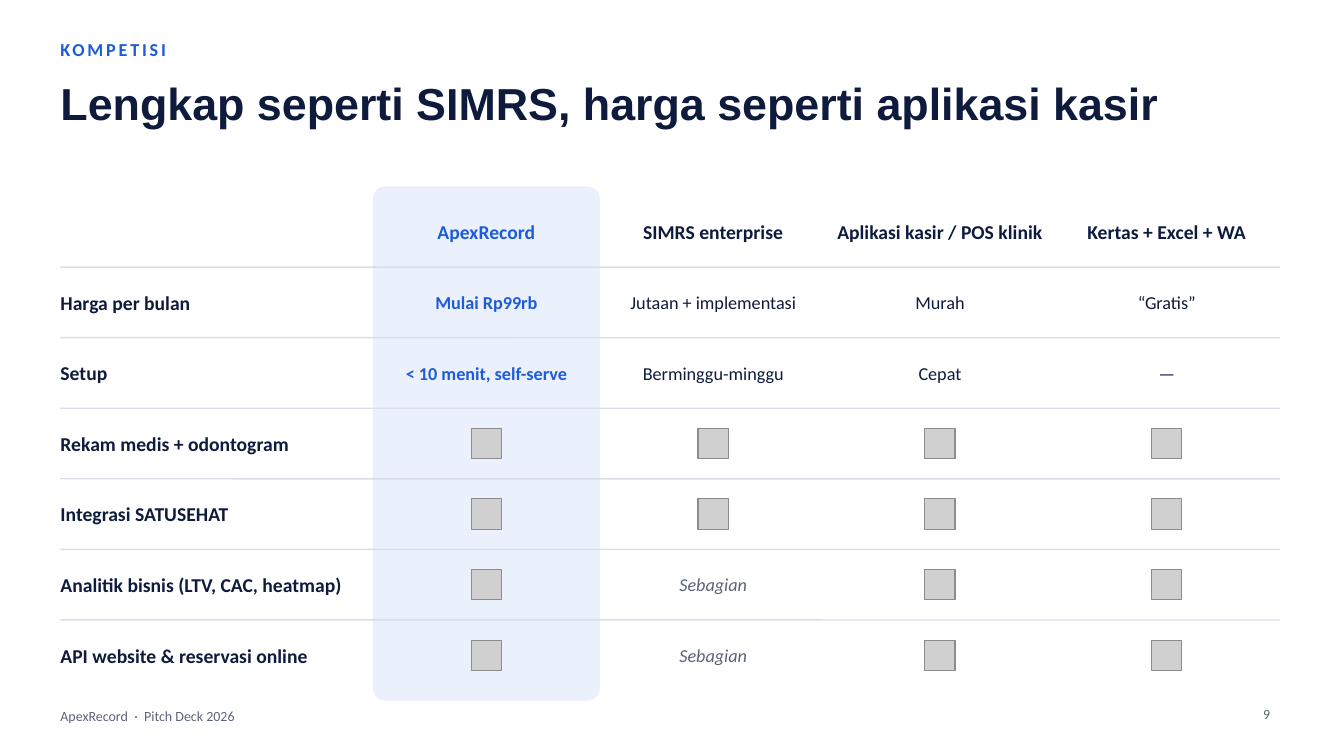
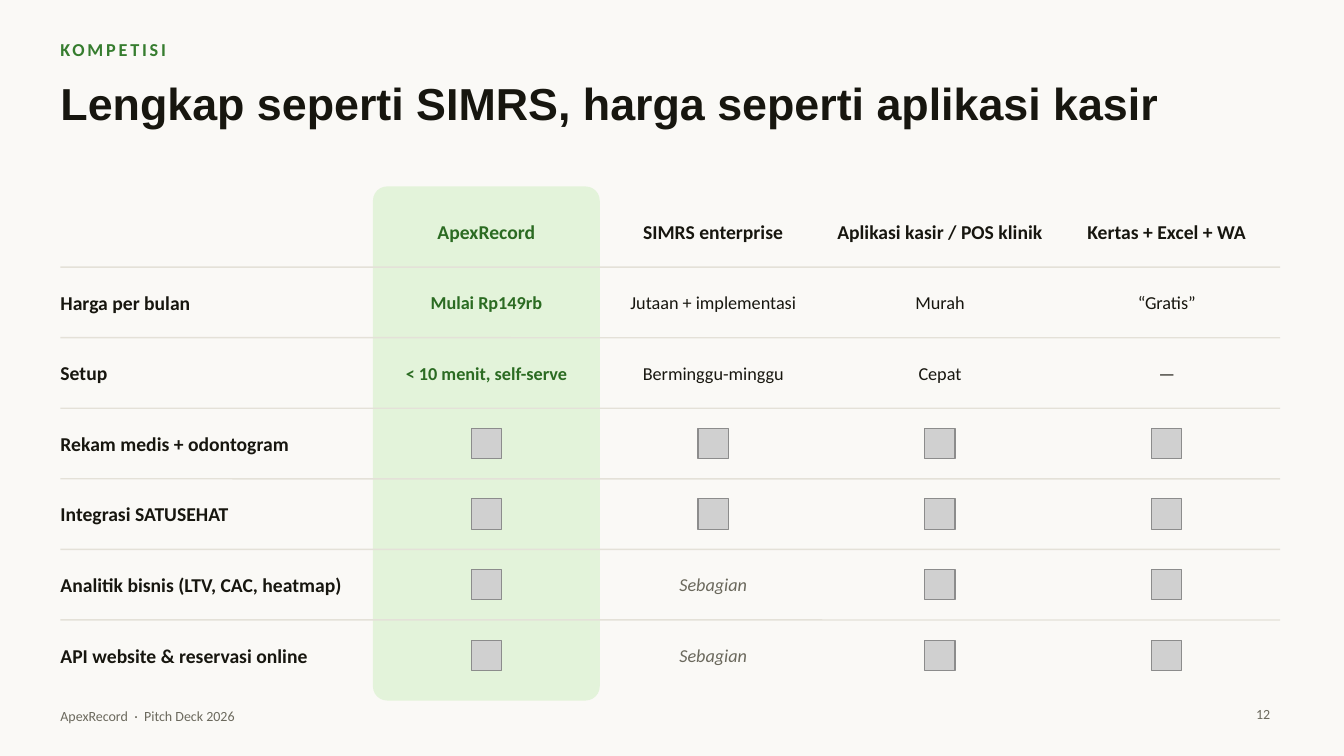
Before and after one commit to fajrulichsanai/apex-record, a slide deck: slide 12 of docs/pitch-deck/ApexRecord-Pitch-Deck.pptx (slide 9 before the commit). Drawn at 1344x756 pixels with LibreOffice and Linux fonts; fonts in the diff are those of the drawing; grey boxes stand for pictures. Boxes give left, top, right and bottom in pixels: in the first picture for what was removed or moved away, otherwise in the second. Text is boxed around its words. In the diff, an @@ line names an element or a change of style, - is before the commit and + after.

```diff
--- a/docs/pitch-deck/ApexRecord-Pitch-Deck.pptx
+++ b/docs/pitch-deck/ApexRecord-Pitch-Deck.pptx
@@ background #FFFFFF to #FAF9F6 @@
@@ text "KOMPETISI" at [60, 38, 1280, 74]: text colour #1E5BD8 to #367D2F @@
@@ rounded rectangle at [373, 187, 600, 701]: fill #EAF1FD to #E3F3DA; proportions changed @@
@@ text "ApexRecord" at [437, 225, 535, 242]: text colour #1E5BD8 to #2B6B22 @@
@@ line (60, 267) - (1280, 267): stroke #D9DEE8 1 pt to #E4E1D8 1 pt @@
@@ text at [431, 296, 542, 312]: text changed; text colour #1E5BD8 to #2B6B22 @@
-Mulai Rp99rb
+Mulai Rp149rb
@@ line (60, 338) - (1280, 338): stroke #D9DEE8 1 pt to #E4E1D8 1 pt @@
@@ text "< 10 menit, self-serve" at [419, 367, 567, 383]: text colour #1E5BD8 to #2B6B22 @@
@@ text colour #0F1B3D to #17160F in 16 elements at [60, 87, 1158, 129], [643, 225, 783, 242], [837, 225, 1042, 242], [1087, 225, 1246, 239], [60, 296, 190, 314], [630, 296, 796, 312], [915, 296, 964, 309], [1138, 296, 1196, 309], [60, 367, 107, 383], [643, 367, 784, 383], [919, 368, 962, 383], [60, 437, 289, 455], [60, 507, 228, 525], [60, 577, 341, 595], [60, 649, 307, 663], [1064, 338, 1270, 408] @@
@@ line (60, 408) - (1280, 408): stroke #D9DEE8 1 pt to #E4E1D8 1 pt @@
@@ line (60, 479) - (1280, 479): stroke #D9DEE8 1 pt to #E4E1D8 1 pt @@
@@ line (60, 549) - (1280, 549): stroke #D9DEE8 1 pt to #E4E1D8 1 pt @@
@@ line (60, 620) - (1280, 620): stroke #D9DEE8 1 pt to #E4E1D8 1 pt @@
@@ text colour #5B6478 to #6B695D in 3 elements at [679, 578, 747, 594], [679, 649, 747, 665], [60, 711, 234, 723] @@
@@ page number at [1256, 710, 1270, 719]: text changed; text colour #5B6478 to #6B695D @@
-9
+12
```
Also in this commit, not shown: 12 other slides changed, 7 slides added, 3 slides removed.
